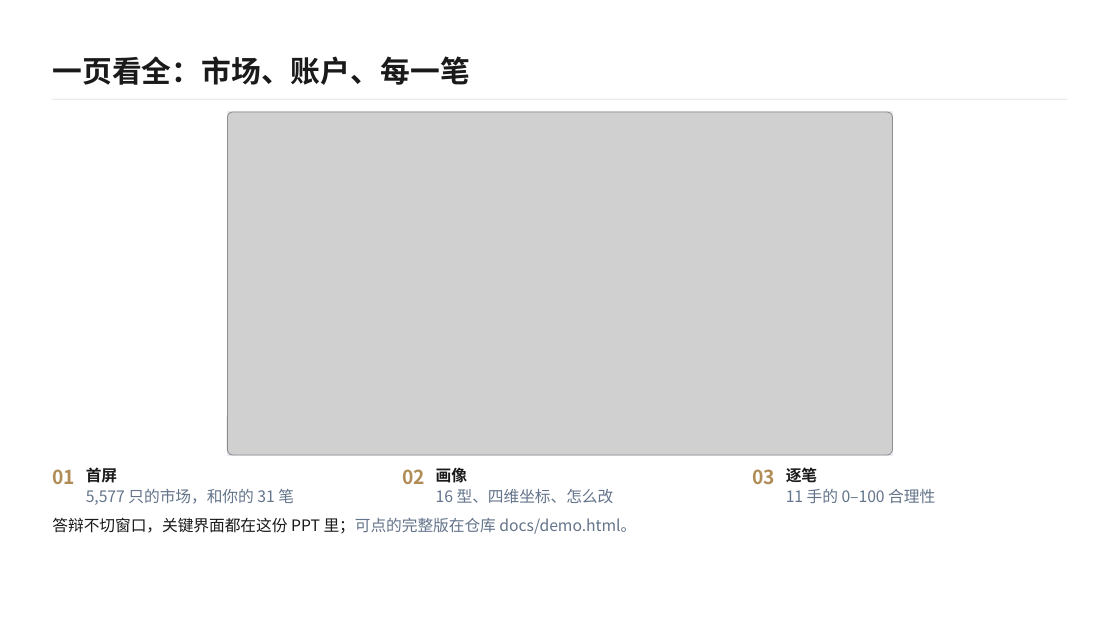
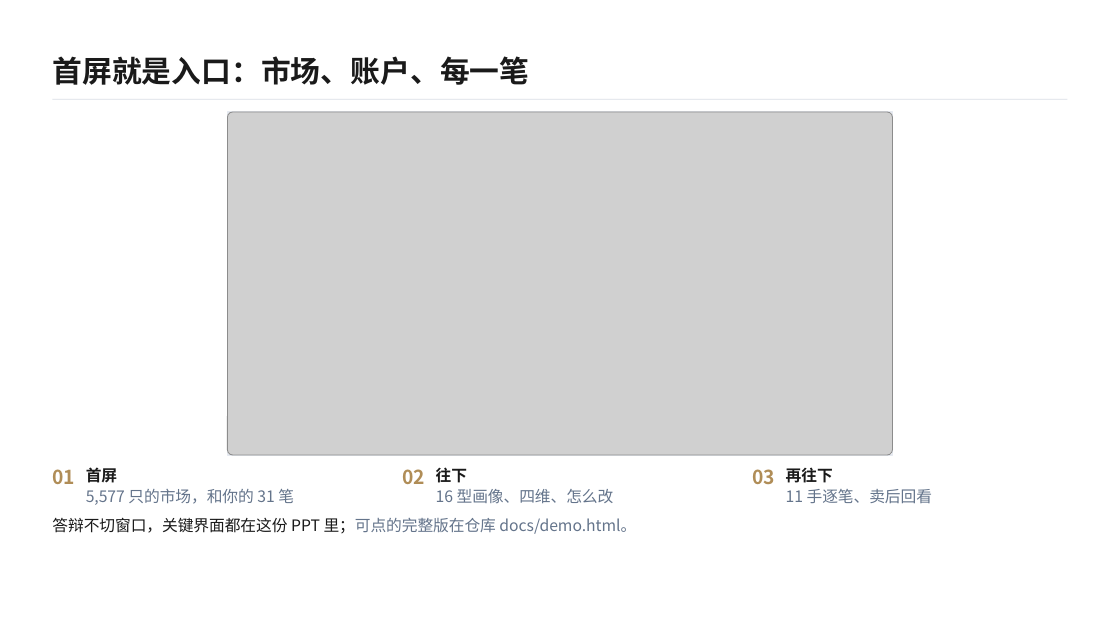
Before and after one commit to www498/ashare-review, a slide deck: slide 4 of ppt/复盘台答辩/复盘台答辩.pptx. Drawn at 1120x630 pixels with LibreOffice and Linux fonts; fonts in the diff are those of the drawing; grey boxes stand for pictures. Boxes give left, top, right and bottom in pixels: in the first picture for what was removed or moved away, otherwise in the second. Text is boxed around its words. In the diff, an @@ line names an element or a change of style, - is before the commit and + after.

```diff
--- a/ppt/复盘台答辩/复盘台答辩.pptx
+++ b/ppt/复盘台答辩/复盘台答辩.pptx
@@ text at box(52, 56, 529, 85): text changed @@
-一页看全：市场、账户、每一笔
+首屏就是入口：市场、账户、每一笔
@@ text at box(436, 467, 467, 483): text changed @@
-画像
+往下
@@ text at box(786, 467, 833, 483): text changed @@
-逐笔
+再往下
@@ text at box(436, 489, 614, 504): text changed @@
-16 型、四维坐标、怎么改
+16 型画像、四维、怎么改
@@ text at box(786, 489, 932, 503): text changed @@
-11 手的 0–100 合理性
+11 手逐笔、卖后回看
```
Also in this commit, not shown: 3 other slides changed, 9 other files.
